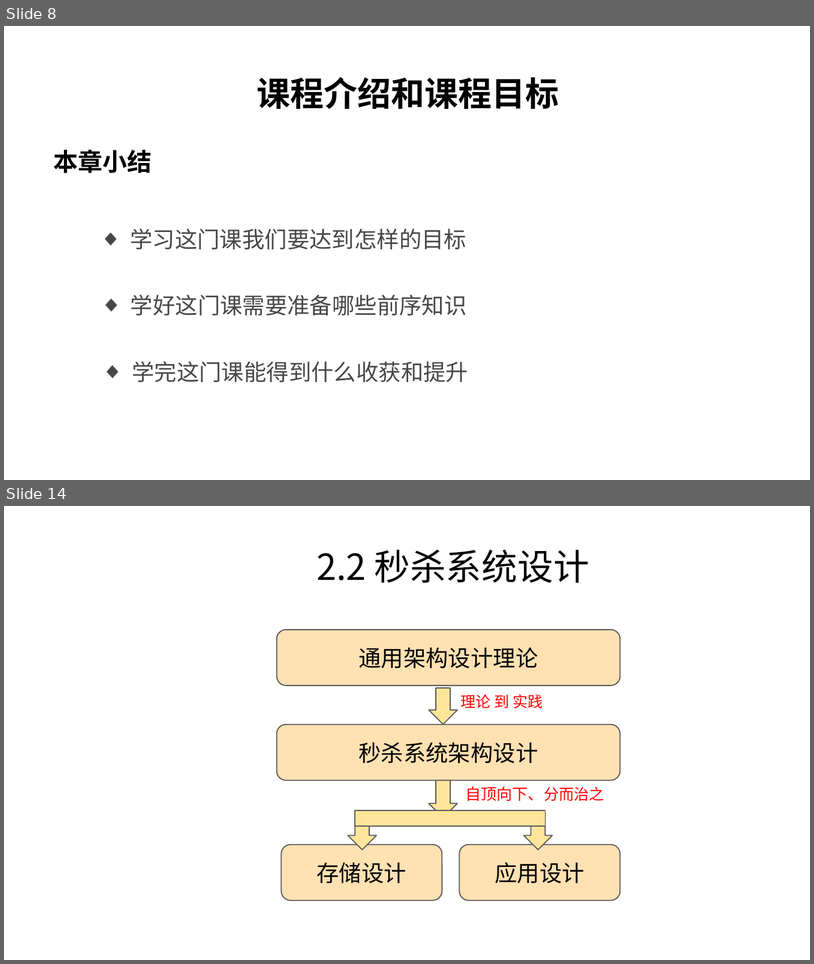
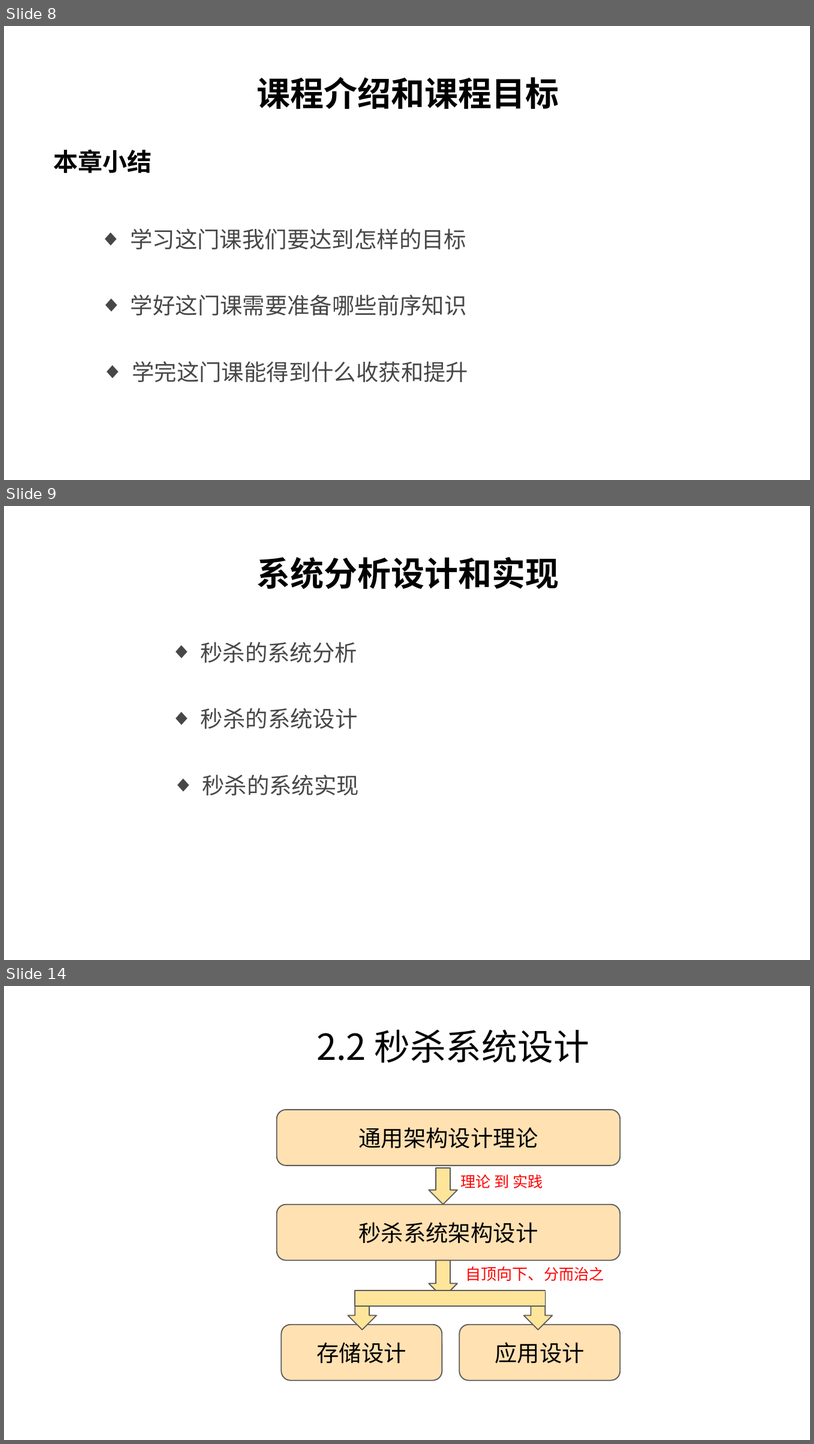
Before and after one commit to char-dance/flashSale-demo, a slide deck: FalshSale.pptx. Shown one above the other, each under a label of ours: slides 8 and 14 before the commit, slides 8, 9 and 14 after it; the slides between them are not shown. The pictures are 814x964 and 814x1444 pixels, drawn with LibreOffice and Linux fonts; fonts in the diff are those of the drawing; background and template pictures are left out. Boxes give left, top, right and bottom in pixels: in the first picture for what was removed or moved away, otherwise in the second. Text is boxed around its words. In the diff, an @@ line names an element or a change of style, - is before the commit and + after.

```diff
--- a/FalshSale.pptx
+++ b/FalshSale.pptx
@@ slide 9 added at (4, 506, 810, 960), background #FFFFFF @@
@@ text added at (257, 557, 560, 589), 30 pt, text #000000, bold @@
+系统分析设计和实现
@@ text added at (200, 642, 357, 663), 20 pt, text #474747 @@
+  ◆ 秒杀的系统分析
@@ text added at (201, 708, 358, 729), 20 pt, text #474747 @@
+  ◆ 秒杀的系统设计
@@ text added at (202, 774, 359, 795), 20 pt, text #474747 @@
+  ◆ 秒杀的系统实现
```
Also in this commit, not shown: 1 slide changed, 3 other slides added, 4 slides removed.
